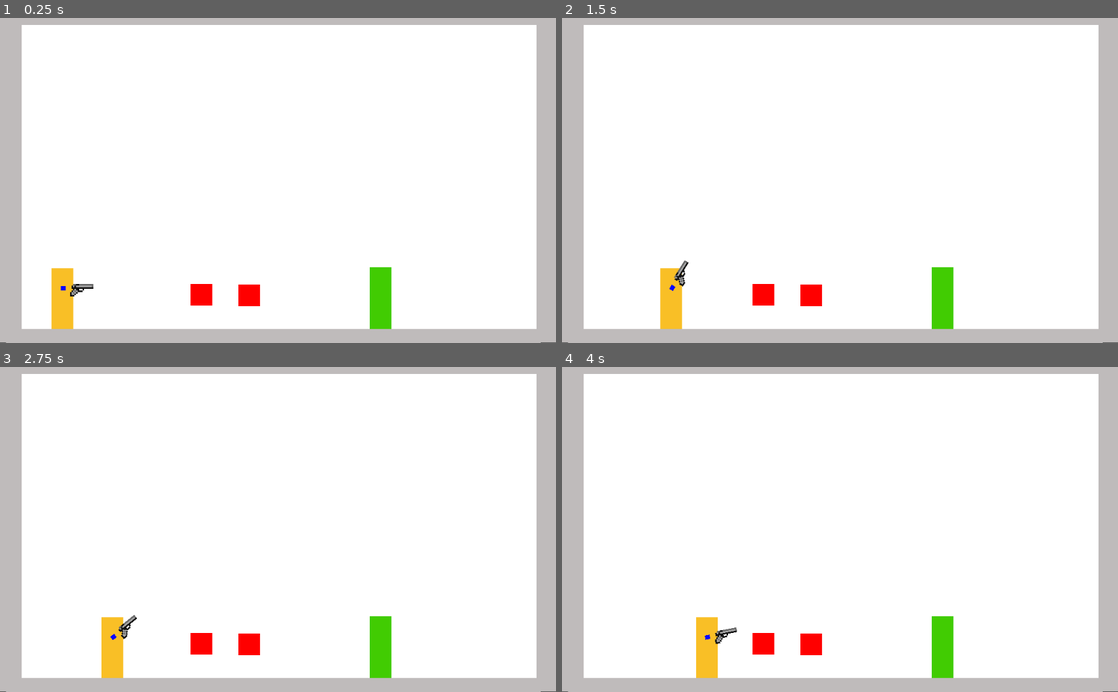
Above: before the commit, frames 1-4 (two rows, left to right).
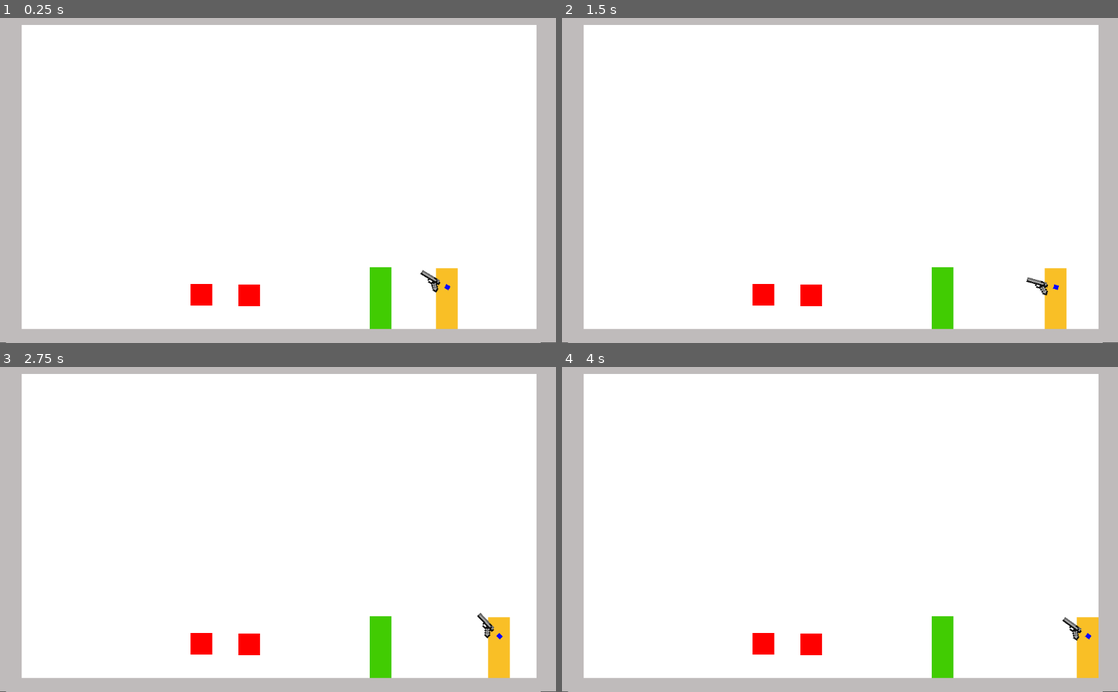
Above: after the commit, the same moments.

Repository: RubyEnoshima/JuegoRE
Game: Godot game, scene res://mapaDebug.tscn
The game is run twice, just before and just after one commit, with the same random seed, the same clock (stepped at 60 frames per second) and the same inputs. Sound files missing from this copy of the repository are replaced by a short silence.
Inputs (mouse positions are in pixels of both pictures, inside the frame that each line leads up to):
- Up to frame 1 (0.25 s): no input
- Up to frame 2 (1.5 s): tap Enter at 0.5 s; move the mouse to (962, 164) at 0.52 s; hold Right (mov_der) 0.53-1.28 s; hold Up (ui_up) from 0.53 s (still down); move the mouse to (728, 196) at 1.27 s; tap Shift (correr) at 1.35 s
- Up to frame 3 (2.75 s): tap Right (mov_der) at 1.55 s; tap Space at 2 s; move the mouse to (333, 458) at 2.02 s; release Up (ui_up) at 2.03 s; hold Left (mov_izq) from 2.03 s (still down); hold Right (mov_der) from 2.03 s (still down); click (333, 458) at 2.1 s
- Up to frame 4 (4 s): move the mouse to (812, 594) at 2.77 s; release Left (mov_izq) at 2.78 s; release Right (mov_der) at 2.78 s; hold Up (ui_up) from 2.78 s (still down); tap Right (mov_der) at 2.85 s; tap Enter at 3.5 s; move the mouse to (1006, 578) at 3.52 s; hold Right (mov_der) from 3.53 s (still down); tap R (recargar) at 3.6 s

The runs differ from the first frame. In frame 1, 1.7% of the frame differs, in the area x 9-83%, y 76-96%; in frame 2, 1.6%; in frame 3, 1.6%; in frame 4, 1.7%.

Commit message:
Sangre mejorada

Diff:
--- a/Escenas/Armas/bala.gd
+++ b/Escenas/Armas/bala.gd
@@ -1,9 +1,9 @@
 class_name Bala
 extends Area2D
 
-export var speed = 2000
+export var speed = 1500
 var armaDisparada
-
+var Sangre = preload("res://Escenas/Particulas/Sangre.tscn")
 func _ready():
 	$duracion.start()
 
@@ -15,5 +15,10 @@
 
 func _on_Bala_body_entered(body):
 	if body is Enemigo:
+		var emit = Sangre.instance()
+		get_parent().add_child(emit)
+		emit.global_position = position
+		if position.x < body.position.x:
+			emit.process_material.initial_velocity*=-1
 		queue_free()
-		body.calculaDano(armaDisparada.potencia,position)
+		body.calculaDano(armaDisparada.potencia)
--- a/Escenas/Armas/bala.tscn
+++ b/Escenas/Armas/bala.tscn
@@ -3,9 +3,11 @@
 [ext_resource path="res://Escenas/Armas/bala.gd" type="Script" id=1]
 
 [sub_resource type="RectangleShape2D" id=1]
-extents = Vector2( 21.2793, 20.3188 )
+extents = Vector2( 30.8078, 28.969 )
 
 [node name="Bala" type="Area2D"]
+scale = Vector2( 0.287644, 0.287644 )
+priority = 5.0
 script = ExtResource( 1 )
 
 [node name="ColorRect" type="ColorRect" parent="."]
--- a/Escenas/Enemigos/Enemigo.gd
+++ b/Escenas/Enemigos/Enemigo.gd
@@ -1,7 +1,7 @@
 class_name Enemigo
 extends KinematicBody2D
 
-var Sangre = preload("res://Escenas/Objetos/ObjetoRecogible.tscn")
+var Sangre = preload("res://Escenas/Particulas/Sangre.tscn")
 
 export (int) var speed = 115
 export (int) var gravity = 4000
@@ -12,11 +12,8 @@
 var corriendo = false
 var velocity = Vector2.ZERO
 
-func calculaDano(dano,posicionDano):
+func calculaDano(dano):
 	vida -= dano
-	var emit = Sangre.instance()
-	add_child(emit)
-	emit.global_position = posicionDano
 
 func get_input():
 	velocity.x = 0
--- /dev/null
+++ b/Escenas/Particulas/Sangre.gd
@@ -0,0 +1,9 @@
+extends Particles2D
+
+# Called when the node enters the scene tree for the first time.
+func _ready():
+	emitting = true
+
+func _process(delta):
+	if !emitting:
+		queue_free()
--- a/Escenas/Particulas/Sangre.tscn
+++ b/Escenas/Particulas/Sangre.tscn
@@ -1,4 +1,6 @@
-[gd_scene load_steps=4 format=2]
+[gd_scene load_steps=5 format=2]
+
+[ext_resource path="res://Escenas/Particulas/Sangre.gd" type="Script" id=1]
 
 [sub_resource type="Gradient" id=1]
 offsets = PoolRealArray( 0.0518519, 0.355556, 0.814815 )
@@ -12,18 +14,21 @@
 spread = 30.0
 gravity = Vector3( 0, 0, 0 )
 initial_velocity = 45.97
-initial_velocity_random = 0.22
+initial_velocity_random = 0.33
 orbit_velocity = 0.0
 orbit_velocity_random = 0.0
 linear_accel = -27.58
 damping = 79.31
+damping_random = 0.15
 color_ramp = SubResource( 2 )
 
 [node name="Sangre" type="Particles2D"]
-scale = Vector2( 13.062, 13.062 )
+scale = Vector2( 6.09381, 6.83068 )
+emitting = false
 amount = 12
 lifetime = 0.5
 one_shot = true
 explosiveness = 0.8
-randomness = 0.2
+randomness = 0.4
 process_material = SubResource( 3 )
+script = ExtResource( 1 )
--- a/Escenas/Personaje/Personaje.gd
+++ b/Escenas/Personaje/Personaje.gd
@@ -9,6 +9,7 @@
 export var defensa = 1
 
 var derecha = true
+var pitch = false
 var corriendo = false
 var velocity = Vector2.ZERO
 
@@ -18,15 +19,25 @@
 	else:
 		$Arma.visible = false
 
+func pisadas():
+	if corriendo and !pitch:
+		$pisadas.pitch_scale *= 1.25
+		pitch = true
+	elif !corriendo:
+		$pisadas.pitch_scale = 1
+		pitch = false
+	if !$pisadas.playing:
+		$pisadas.play()
+
 func get_input():
 	velocity.x = 0
 	if Input.is_action_pressed("mov_der"):
-		if !$pisadas.playing: $pisadas.play()
+		pisadas()
 		velocity.x += speed
 		#$Arma.disabled = true
 
 	if Input.is_action_pressed("mov_izq"):
-		if !$pisadas.playing: $pisadas.play()
+		pisadas()
 		velocity.x -= speed
 		#$Arma.disabled = true
 
--- a/mapaDebug.tscn
+++ b/mapaDebug.tscn
@@ -77,7 +77,7 @@
 shape = SubResource( 2 )
 
 [node name="Personaje" parent="." instance=ExtResource( 2 )]
-position = Vector2( 115.191, 545.043 )
+position = Vector2( 823.191, 534.043 )
 canJump = false
 
 [node name="MunicionPistola" parent="." instance=ExtResource( 1 )]
